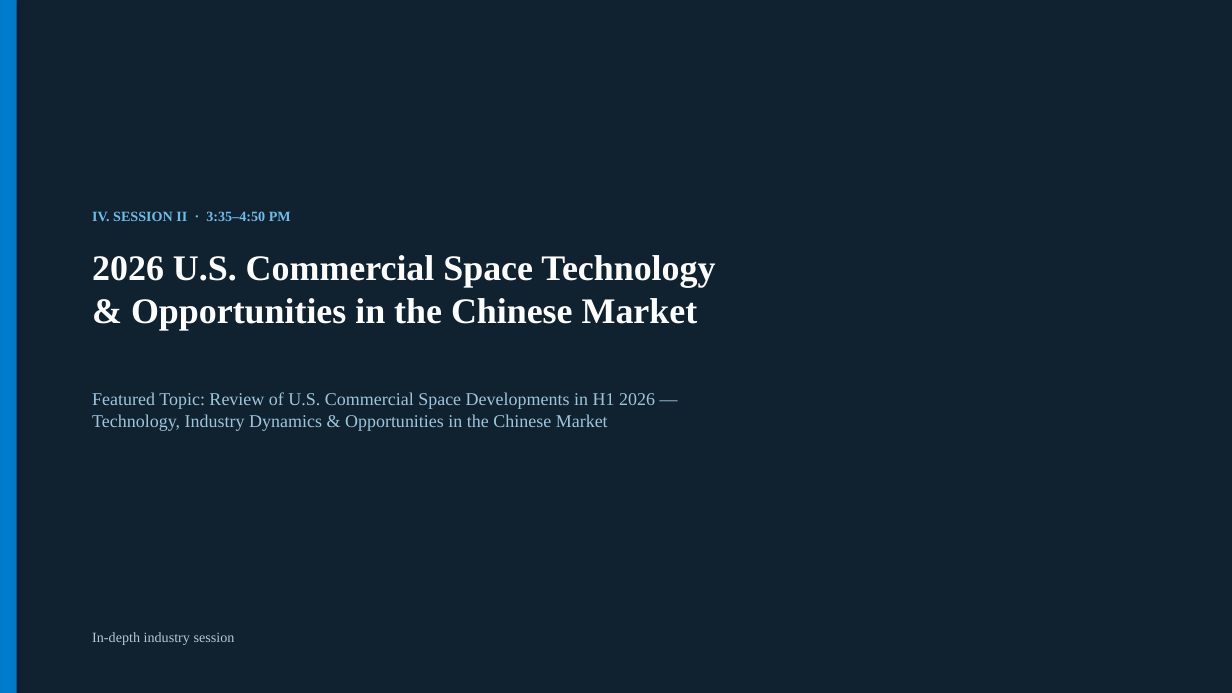
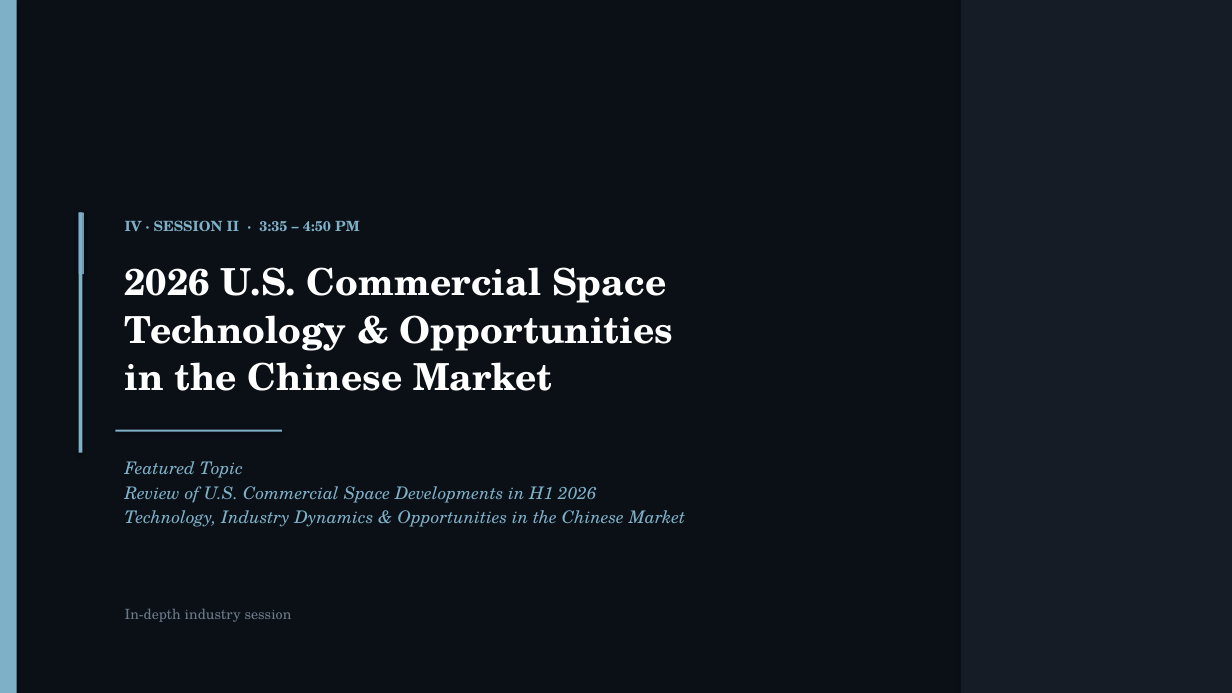
Before and after one commit to anthonyleedu/anthonyleedu, a slide deck: slide 15 of Heliospace_Company_And_Product_Overview.pptx. Drawn at 1232x693 pixels with LibreOffice and Linux fonts; fonts in the diff are those of the drawing. Boxes give left, top, right and bottom in pixels: in the first picture for what was removed or moved away, otherwise in the second. Text is boxed around its words. In the diff, an @@ line names an element or a change of style, - is before the commit and + after.

```diff
--- a/Heliospace_Company_And_Product_Overview.pptx
+++ b/Heliospace_Company_And_Product_Overview.pptx
@@ background #10222F to #0B1016 @@
@@ rectangle at (0,0,17,693): fill #007BCB to #7EB0C8 @@
@@ rectangle added at (961,0,1232,693), fill #151C26 @@
@@ rectangle added at (79,213,84,274), fill #7EB0C8 @@
@@ rectangle added at (79,213,82,453), fill #7EB0C8 @@
@@ text at (125,220,360,231): text changed; font Times New Roman to TeX Gyre Schola; text colour #6FBCE8 to #7EB0C8 @@
-IV. SESSION II · 3:35–4:50 PM
+IV · SESSION II · 3:35 – 4:50 PM
@@ text at (125,267,674,391): text changed; size 28 to 29 pt; font Times New Roman to TeX Gyre Schola @@
-2026 U.S. Commercial Space Technology
-& Opportunities in the Chinese Market
+2026 U.S. Commercial Space
+Technology & Opportunities
+in the Chinese Market
@@ rectangle added at (116,430,282,432), fill #7EB0C8 @@
@@ text "Featured Topic": place and size @@
-text "Featured Topic" at (92,392,655,431)
+text "Featured Topic" at (125,461,685,527)
@@ text at (125,461,596,503): text changed; size 14 to 13.5 pt; font Times New Roman to TeX Gyre Schola; text colour #9FC5DE to #7EB0C8; italic on @@
-Featured Topic: Review of U.S. Commercial Space Developments in H1 2026 —
+Featured Topic
+Review of U.S. Commercial Space Developments in H1 2026
@@ text at (125,510,685,527): size 14 to 13.5 pt, font Times New Roman to TeX Gyre Schola, text colour #9FC5DE to #7EB0C8, italic on in "Technology, Industry Dynamics & Opportunities in the ..."; more space between paragraphs @@
@@ text "In-depth industry session": place and size @@
-text "In-depth industry session" at (92,632,235,645)
+text "In-depth industry session" at (125,609,292,622)
@@ text "In-depth industry session" at (125,609,292,622): font Times New Roman to TeX Gyre Schola, text colour #B9C7D2 to #6B7A8A @@
```
Also in this commit, not shown: 19 other slides changed.
